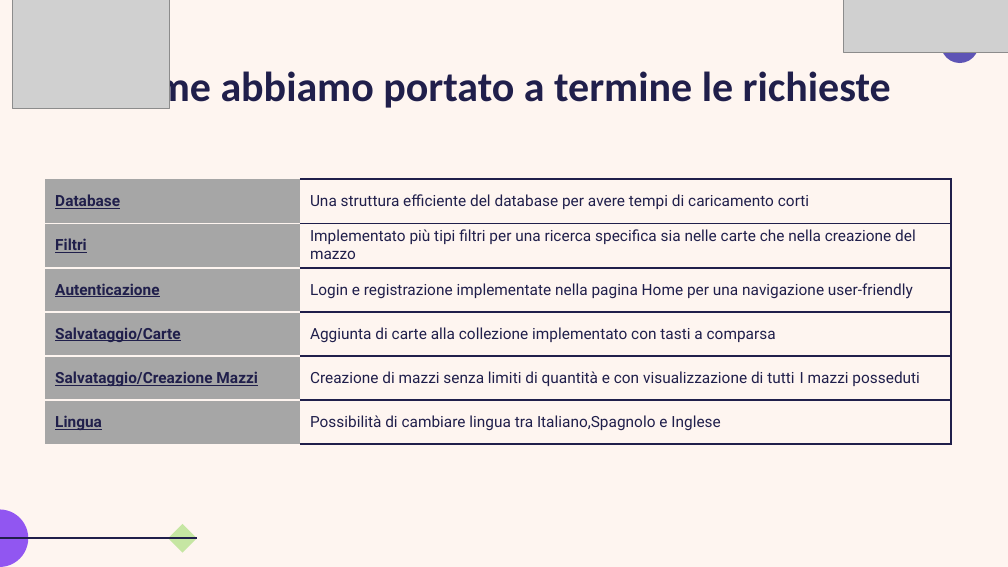
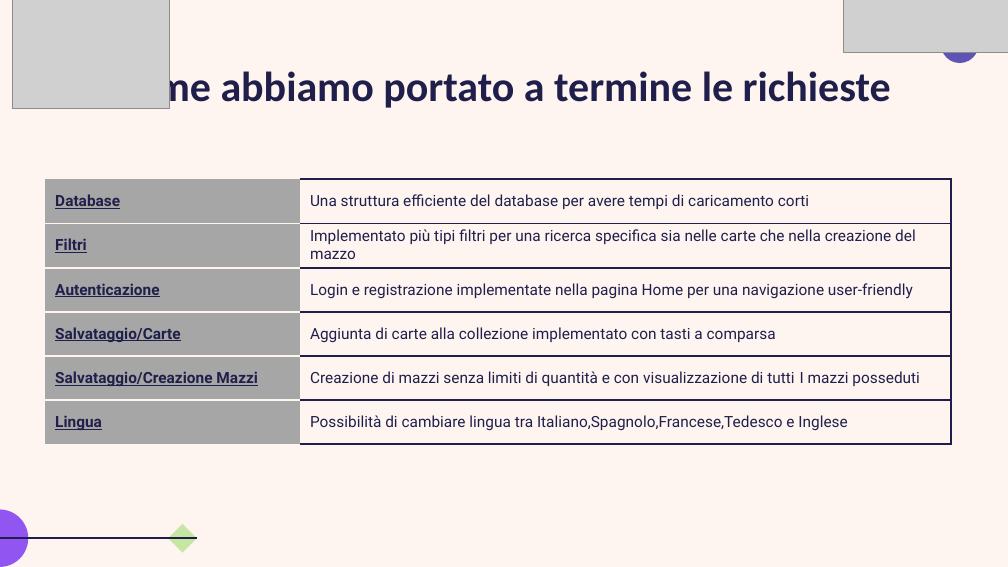
Before and after one commit to AlessandraPedrotto/Monkeys-n-Code, a slide deck: slide 3 of lbpMonkey.pptx. Drawn at 1008x567 pixels with LibreOffice and Linux fonts; fonts in the diff are those of the drawing; grey boxes stand for pictures. Boxes give left, top, right and bottom in pixels: in the first picture for what was removed or moved away, otherwise in the second. Text is boxed around its words. In the diff, an @@ line names an element or a change of style, - is before the commit and + after.

```diff
--- a/lbpMonkey.pptx
+++ b/lbpMonkey.pptx
@@ table at bbox=[45, 179, 952, 445] @@
-row 6, column 2: Possibilità di cambiare lingua tra Italiano,Spagnolo e Inglese
+row 6, column 2: Possibilità di cambiare lingua tra Italiano,Spagnolo,Francese,Tedesco e Inglese
```
Also in this commit, not shown: 1 other slide changed, 1 slide added, 13 other files.
